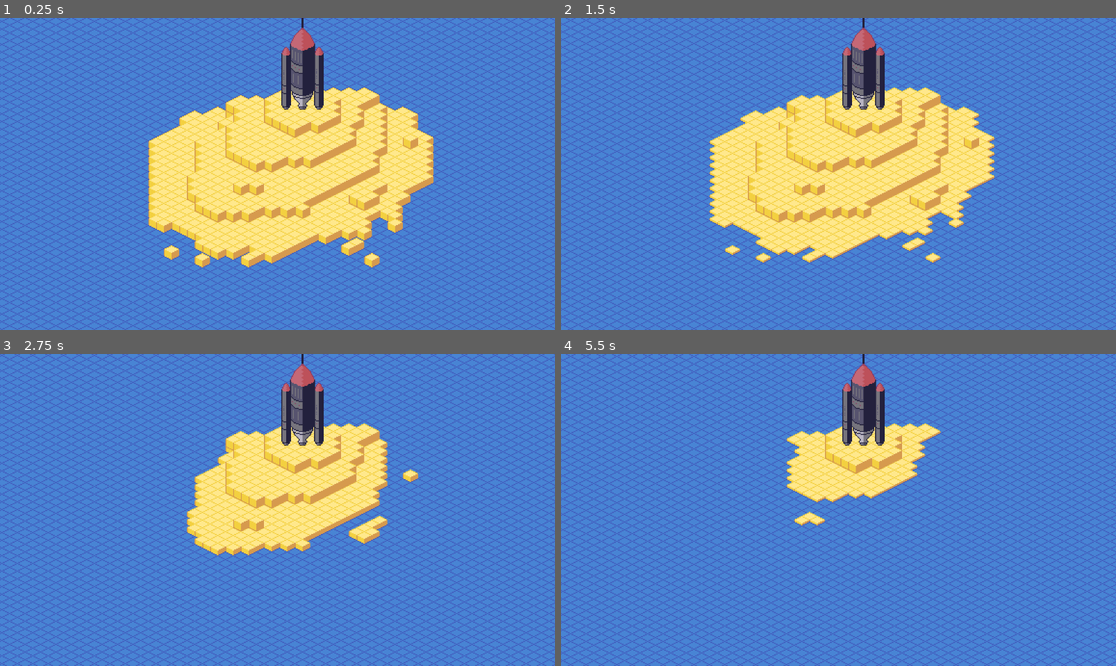
Above: before the commit, frames 1-4 (two rows, left to right).
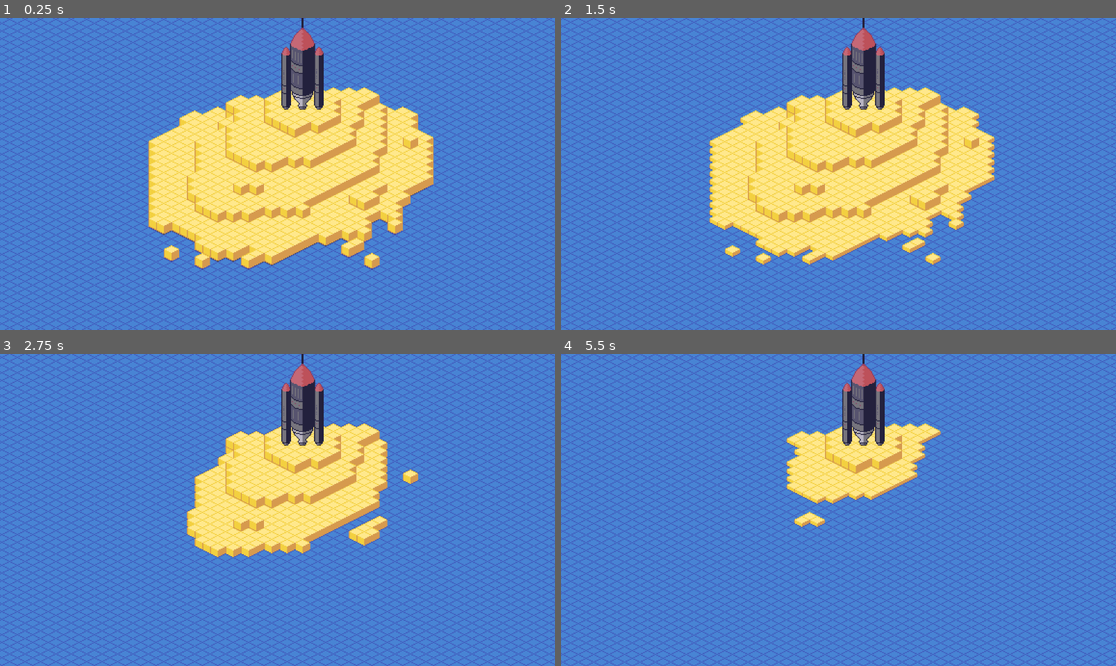
Above: after the commit, the same moments.

Repository: paul-maxime/rocket-of-sand
Game: Godot game, scene res://scenes/Island.tscn
The game is run twice, just before and just after one commit, with the same random seed, the same clock (stepped at 60 frames per second) and the same inputs.
Inputs (mouse positions are in pixels of both pictures, inside the frame that each line leads up to):
- Up to frame 1 (0.25 s): no input
- Up to frame 2 (1.5 s): move the mouse to (960, 158) at 0.52 s; click (960, 158) at 0.67 s; move the mouse to (727, 189) at 1.27 s; click (727, 189) at 1.42 s
- Up to frame 3 (2.75 s): move the mouse to (333, 441) at 2.02 s; click (333, 441) at 2.17 s
- Up to frame 4 (5.5 s): move the mouse to (810, 572) at 2.77 s; click (810, 572) at 2.92 s; move the mouse to (1005, 556) at 3.52 s; click (1005, 556) at 3.67 s; move the mouse to (672, 463) at 4.27 s; click (672, 463) at 4.42 s; move the mouse to (866, 510) at 5.02 s; click (866, 510) at 5.17 s

The runs differ from the first frame. In frame 1, 20% of the frame differs, in the area x 0-100%, y 0-100%; in frame 2, 21%; in frame 3, 23%; in frame 4, 28%.

Commit message:
Add water shader

Diff:
--- a/materials/water.tres
+++ b/materials/water.tres
@@ -1,61 +1,11 @@
-[gd_resource type="VisualShader" load_steps=5 format=3 uid="uid://dhfq56v0cy420"]
+[gd_resource type="ShaderMaterial" load_steps=2 format=3 uid="uid://ckhhgojge2pjb"]
 
-[sub_resource type="VisualShaderNodeIntParameter" id="VisualShaderNodeIntParameter_sfuvb"]
-parameter_name = "Offset"
-default_value_enabled = true
-
-[sub_resource type="VisualShaderNodeInput" id="VisualShaderNodeInput_qauag"]
-input_name = "vertex"
-
-[sub_resource type="VisualShaderNodeVectorOp" id="VisualShaderNodeVectorOp_e3c4g"]
-default_input_values = [0, Vector2(0, 0), 1, Vector2(0, 0)]
-op_type = 0
-
-[sub_resource type="VisualShaderNodeVectorCompose" id="VisualShaderNodeVectorCompose_r8eva"]
-op_type = 0
+[ext_resource type="Shader" uid="uid://dhfq56v0cy420" path="res://shaders/water.tres" id="1_st7a1"]
 
 [resource]
-code = "shader_type canvas_item;
-render_mode blend_mix;
-
-uniform int Offset = 0;
-
-
-
-void vertex() {
-// Input:3
-	vec2 n_out3p0 = VERTEX;
-
-
-// IntParameter:2
-	int n_out2p0 = Offset;
-
-
-// VectorCompose:5
-	float n_in5p0 = 0.00000;
-	vec2 n_out5p0 = vec2(n_in5p0, float(n_out2p0));
-
-
-// VectorOp:4
-	vec2 n_out4p0 = n_out3p0 + n_out5p0;
-
-
-// Output:0
-	VERTEX = n_out4p0;
-
-
-}
-"
-graph_offset = Vector2(-827.566, -122.227)
-mode = 1
-flags/light_only = false
-nodes/vertex/0/position = Vector2(-220, 40)
-nodes/vertex/2/node = SubResource("VisualShaderNodeIntParameter_sfuvb")
-nodes/vertex/2/position = Vector2(-1040, 120)
-nodes/vertex/3/node = SubResource("VisualShaderNodeInput_qauag")
-nodes/vertex/3/position = Vector2(-880, -60)
-nodes/vertex/4/node = SubResource("VisualShaderNodeVectorOp_e3c4g")
-nodes/vertex/4/position = Vector2(-540, -20)
-nodes/vertex/5/node = SubResource("VisualShaderNodeVectorCompose_r8eva")
-nodes/vertex/5/position = Vector2(-760, 120)
-nodes/vertex/connections = PackedInt32Array(3, 0, 4, 0, 2, 0, 5, 1, 5, 0, 4, 1, 4, 0, 0, 0)
+shader = ExtResource("1_st7a1")
+shader_parameter/Offset = 0
+shader_parameter/Pixelate = false
+shader_parameter/Frequency = 50.0
+shader_parameter/Speed = 5
+shader_parameter/Ampliture = 2
--- a/scenes/Island.tscn
+++ b/scenes/Island.tscn
@@ -1,23 +1,11 @@
-[gd_scene load_steps=12 format=3 uid="uid://dkgkeifm26gm7"]
+[gd_scene load_steps=9 format=3 uid="uid://dkgkeifm26gm7"]
 
-[ext_resource type="Shader" uid="uid://dhfq56v0cy420" path="res://materials/water.tres" id="1_14h4f"]
+[ext_resource type="Material" uid="uid://ckhhgojge2pjb" path="res://materials/water.tres" id="1_14h4f"]
 [ext_resource type="Texture2D" uid="uid://bxeq6n0odpdc6" path="res://resources/Tileset.png" id="1_n6nwv"]
 [ext_resource type="Script" path="res://scripts/Water.gd" id="2_81so0"]
 [ext_resource type="Script" path="res://scripts/Camera.gd" id="3_3o8jx"]
 [ext_resource type="Script" path="res://scripts/GameManager.gd" id="3_5rtui"]
 [ext_resource type="Texture2D" uid="uid://co1dhywe57swo" path="res://resources/rocket.png" id="4_2y4em"]
-
-[sub_resource type="ShaderMaterial" id="ShaderMaterial_58061"]
-shader = ExtResource("1_14h4f")
-shader_parameter/Offset = 0
-
-[sub_resource type="ShaderMaterial" id="ShaderMaterial_1w3ia"]
-shader = ExtResource("1_14h4f")
-shader_parameter/Offset = 0
-
-[sub_resource type="ShaderMaterial" id="ShaderMaterial_h5o2t"]
-shader = ExtResource("1_14h4f")
-shader_parameter/Offset = 0
 
 [sub_resource type="TileSetAtlasSource" id="TileSetAtlasSource_47n1r"]
 texture = ExtResource("1_n6nwv")
@@ -27,17 +15,17 @@
 0:0/0/terrain = 0
 1:0/0 = 0
 1:0/0/texture_origin = Vector2i(0, 4)
-1:0/0/material = SubResource("ShaderMaterial_58061")
+1:0/0/material = ExtResource("1_14h4f")
 1:0/0/terrain_set = 0
 1:0/0/terrain = 1
 2:0/0 = 0
 2:0/0/texture_origin = Vector2i(0, 4)
-2:0/0/material = SubResource("ShaderMaterial_1w3ia")
+2:0/0/material = ExtResource("1_14h4f")
 2:0/0/terrain_set = 0
 2:0/0/terrain = 1
 3:0/0 = 0
 3:0/0/texture_origin = Vector2i(0, 4)
-3:0/0/material = SubResource("ShaderMaterial_h5o2t")
+3:0/0/material = ExtResource("1_14h4f")
 3:0/0/terrain_set = 0
 3:0/0/terrain = 1
 
--- /dev/null
+++ b/shaders/water.tres
@@ -0,0 +1,248 @@
+[gd_resource type="VisualShader" load_steps=23 format=3 uid="uid://dhfq56v0cy420"]
+
+[sub_resource type="VisualShaderNodeVectorCompose" id="VisualShaderNodeVectorCompose_16vyt"]
+op_type = 0
+
+[sub_resource type="VisualShaderNodeIntParameter" id="VisualShaderNodeIntParameter_02cj3"]
+parameter_name = "Ampliture"
+default_value_enabled = true
+default_value = 2
+
+[sub_resource type="VisualShaderNodeFloatOp" id="VisualShaderNodeFloatOp_dtq7l"]
+operator = 2
+
+[sub_resource type="VisualShaderNodeFloatFunc" id="VisualShaderNodeFloatFunc_4aboi"]
+function = 14
+
+[sub_resource type="VisualShaderNodeIntParameter" id="VisualShaderNodeIntParameter_5kwjo"]
+parameter_name = "Speed"
+default_value_enabled = true
+default_value = 2
+
+[sub_resource type="VisualShaderNodeVectorDecompose" id="VisualShaderNodeVectorDecompose_nv5u5"]
+
+[sub_resource type="VisualShaderNodeIntParameter" id="VisualShaderNodeIntParameter_sfuvb"]
+parameter_name = "Offset"
+default_value_enabled = true
+
+[sub_resource type="VisualShaderNodeTransformDecompose" id="VisualShaderNodeTransformDecompose_yewxk"]
+
+[sub_resource type="VisualShaderNodeFloatOp" id="VisualShaderNodeFloatOp_6yb17"]
+
+[sub_resource type="VisualShaderNodeFloatOp" id="VisualShaderNodeFloatOp_sawtl"]
+operator = 2
+
+[sub_resource type="VisualShaderNodeInput" id="VisualShaderNodeInput_qauag"]
+input_name = "vertex"
+
+[sub_resource type="VisualShaderNodeBooleanParameter" id="VisualShaderNodeBooleanParameter_dg4fh"]
+parameter_name = "Pixelate"
+default_value_enabled = true
+
+[sub_resource type="VisualShaderNodeSwitch" id="VisualShaderNodeSwitch_ggyyl"]
+
+[sub_resource type="VisualShaderNodeFloatOp" id="VisualShaderNodeFloatOp_3jbu0"]
+default_input_values = [0, 0.0, 1, 30.0]
+operator = 3
+
+[sub_resource type="VisualShaderNodeInput" id="VisualShaderNodeInput_lboco"]
+input_name = "model_matrix"
+
+[sub_resource type="VisualShaderNodeFloatParameter" id="VisualShaderNodeFloatParameter_4p8m0"]
+parameter_name = "Frequency"
+default_value_enabled = true
+default_value = 50.0
+
+[sub_resource type="VisualShaderNodeVectorOp" id="VisualShaderNodeVectorOp_e3c4g"]
+default_input_values = [0, Vector2(0, 0), 1, Vector2(0, 0)]
+op_type = 0
+
+[sub_resource type="VisualShaderNodeVectorCompose" id="VisualShaderNodeVectorCompose_r8eva"]
+op_type = 0
+
+[sub_resource type="VisualShaderNodeFloatFunc" id="VisualShaderNodeFloatFunc_2s8p1"]
+function = 0
+
+[sub_resource type="VisualShaderNodeInput" id="VisualShaderNodeInput_3cfbw"]
+input_name = "time"
+
+[sub_resource type="VisualShaderNodeVectorOp" id="VisualShaderNodeVectorOp_ctx2n"]
+default_input_values = [0, Vector2(0, 0), 1, Vector2(0, 0)]
+op_type = 0
+
+[sub_resource type="VisualShaderNodeRemap" id="VisualShaderNodeRemap_8kge0"]
+default_input_values = [1, -1.0, 2, 1.0, 3, 0.0, 4, 1.0]
+
+[resource]
+code = "shader_type canvas_item;
+render_mode blend_mix;
+
+uniform int Offset = 0;
+uniform bool Pixelate = false;
+uniform float Frequency = 50;
+uniform int Speed = 2;
+uniform int Ampliture = 2;
+
+
+
+void vertex() {
+// Input:3
+	vec2 n_out3p0 = VERTEX;
+
+
+// IntParameter:2
+	int n_out2p0 = Offset;
+
+
+// VectorCompose:5
+	float n_in5p0 = 0.00000;
+	vec2 n_out5p0 = vec2(n_in5p0, float(n_out2p0));
+
+
+// VectorOp:4
+	vec2 n_out4p0 = n_out3p0 + n_out5p0;
+
+
+// BooleanParameter:32
+	bool n_out32p0 = Pixelate;
+
+
+// Input:35
+	mat4 n_out35p0 = MODEL_MATRIX;
+
+
+// TransformDecompose:25
+	vec3 n_out25p0 = n_out35p0[0].xyz;
+	vec3 n_out25p1 = n_out35p0[1].xyz;
+	vec3 n_out25p2 = n_out35p0[2].xyz;
+	vec3 n_out25p3 = n_out35p0[3].xyz;
+
+
+// VectorDecompose:17
+	float n_out17p0 = n_out25p3.x;
+	float n_out17p1 = n_out25p3.y;
+	float n_out17p2 = n_out25p3.z;
+
+
+// FloatParameter:36
+	float n_out36p0 = Frequency;
+
+
+// FloatOp:34
+	float n_out34p0 = n_out17p0 / n_out36p0;
+
+
+// Input:7
+	float n_out7p0 = TIME;
+
+
+// IntParameter:14
+	int n_out14p0 = Speed;
+
+
+// FloatOp:28
+	float n_out28p0 = n_out7p0 * float(n_out14p0);
+
+
+// FloatOp:27
+	float n_out27p0 = n_out34p0 + n_out28p0;
+
+
+// FloatFunc:6
+	float n_out6p0 = sin(n_out27p0);
+
+
+	float n_out9p0;
+// Remap:9
+	float n_in9p1 = -1.00000;
+	float n_in9p2 = 1.00000;
+	float n_in9p3 = 0.00000;
+	float n_in9p4 = 1.00000;
+	{
+		float __input_range = n_in9p2 - n_in9p1;
+		float __output_range = n_in9p4 - n_in9p3;
+		n_out9p0 = n_in9p3 + __output_range * ((n_out6p0 - n_in9p1) / __input_range);
+	}
+
+
+// IntParameter:11
+	int n_out11p0 = Ampliture;
+
+
+// FloatOp:12
+	float n_out12p0 = n_out9p0 * float(n_out11p0);
+
+
+// FloatFunc:13
+	float n_out13p0 = floor(n_out12p0);
+
+
+	float n_out33p0;
+// Switch:33
+	n_out33p0 = mix(n_out12p0, n_out13p0, float(n_out32p0));
+
+
+// VectorCompose:10
+	float n_in10p0 = 0.00000;
+	vec2 n_out10p0 = vec2(n_in10p0, n_out33p0);
+
+
+// VectorOp:8
+	vec2 n_out8p0 = n_out4p0 + n_out10p0;
+
+
+// Output:0
+	VERTEX = n_out8p0;
+
+
+}
+"
+graph_offset = Vector2(-1651.62, 350.217)
+mode = 1
+flags/light_only = false
+nodes/vertex/0/position = Vector2(60, 40)
+nodes/vertex/2/node = SubResource("VisualShaderNodeIntParameter_sfuvb")
+nodes/vertex/2/position = Vector2(-1040, 120)
+nodes/vertex/3/node = SubResource("VisualShaderNodeInput_qauag")
+nodes/vertex/3/position = Vector2(-880, -60)
+nodes/vertex/4/node = SubResource("VisualShaderNodeVectorOp_e3c4g")
+nodes/vertex/4/position = Vector2(-540, -20)
+nodes/vertex/5/node = SubResource("VisualShaderNodeVectorCompose_r8eva")
+nodes/vertex/5/position = Vector2(-760, 120)
+nodes/vertex/6/node = SubResource("VisualShaderNodeFloatFunc_2s8p1")
+nodes/vertex/6/position = Vector2(-1580, 600)
+nodes/vertex/7/node = SubResource("VisualShaderNodeInput_3cfbw")
+nodes/vertex/7/position = Vector2(-2300, 680)
+nodes/vertex/8/node = SubResource("VisualShaderNodeVectorOp_ctx2n")
+nodes/vertex/8/position = Vector2(-220, 140)
+nodes/vertex/9/node = SubResource("VisualShaderNodeRemap_8kge0")
+nodes/vertex/9/position = Vector2(-1380, 540)
+nodes/vertex/10/node = SubResource("VisualShaderNodeVectorCompose_16vyt")
+nodes/vertex/10/position = Vector2(-480, 340)
+nodes/vertex/11/node = SubResource("VisualShaderNodeIntParameter_02cj3")
+nodes/vertex/11/position = Vector2(-1480, 740)
+nodes/vertex/12/node = SubResource("VisualShaderNodeFloatOp_dtq7l")
+nodes/vertex/12/position = Vector2(-1160, 620)
+nodes/vertex/13/node = SubResource("VisualShaderNodeFloatFunc_4aboi")
+nodes/vertex/13/position = Vector2(-980, 580)
+nodes/vertex/14/node = SubResource("VisualShaderNodeIntParameter_5kwjo")
+nodes/vertex/14/position = Vector2(-2320, 800)
+nodes/vertex/17/node = SubResource("VisualShaderNodeVectorDecompose_nv5u5")
+nodes/vertex/17/position = Vector2(-2240, 280)
+nodes/vertex/25/node = SubResource("VisualShaderNodeTransformDecompose_yewxk")
+nodes/vertex/25/position = Vector2(-2460, 240)
+nodes/vertex/27/node = SubResource("VisualShaderNodeFloatOp_6yb17")
+nodes/vertex/27/position = Vector2(-1760, 580)
+nodes/vertex/28/node = SubResource("VisualShaderNodeFloatOp_sawtl")
+nodes/vertex/28/position = Vector2(-2060, 740)
+nodes/vertex/32/node = SubResource("VisualShaderNodeBooleanParameter_dg4fh")
+nodes/vertex/32/position = Vector2(-1160, 340)
+nodes/vertex/33/node = SubResource("VisualShaderNodeSwitch_ggyyl")
+nodes/vertex/33/position = Vector2(-760, 540)
+nodes/vertex/34/node = SubResource("VisualShaderNodeFloatOp_3jbu0")
+nodes/vertex/34/position = Vector2(-2000, 360)
+nodes/vertex/35/node = SubResource("VisualShaderNodeInput_lboco")
+nodes/vertex/35/position = Vector2(-2700, 240)
+nodes/vertex/36/node = SubResource("VisualShaderNodeFloatParameter_4p8m0")
+nodes/vertex/36/position = Vector2(-2320, 440)
+nodes/vertex/connections = PackedInt32Array(3, 0, 4, 0, 2, 0, 5, 1, 5, 0, 4, 1, 4, 0, 8, 0, 6, 0, 9, 0, 10, 0, 8, 1, 9, 0, 12, 0, 11, 0, 12, 1, 12, 0, 13, 0, 8, 0, 0, 0, 7, 0, 28, 0, 14, 0, 28, 1, 28, 0, 27, 1, 12, 0, 33, 2, 13, 0, 33, 1, 33, 0, 10, 1, 32, 0, 33, 0, 27, 0, 6, 0, 25, 3, 17, 0, 17, 0, 34, 0, 34, 0, 27, 0, 35, 0, 25, 0, 36, 0, 34, 1)
